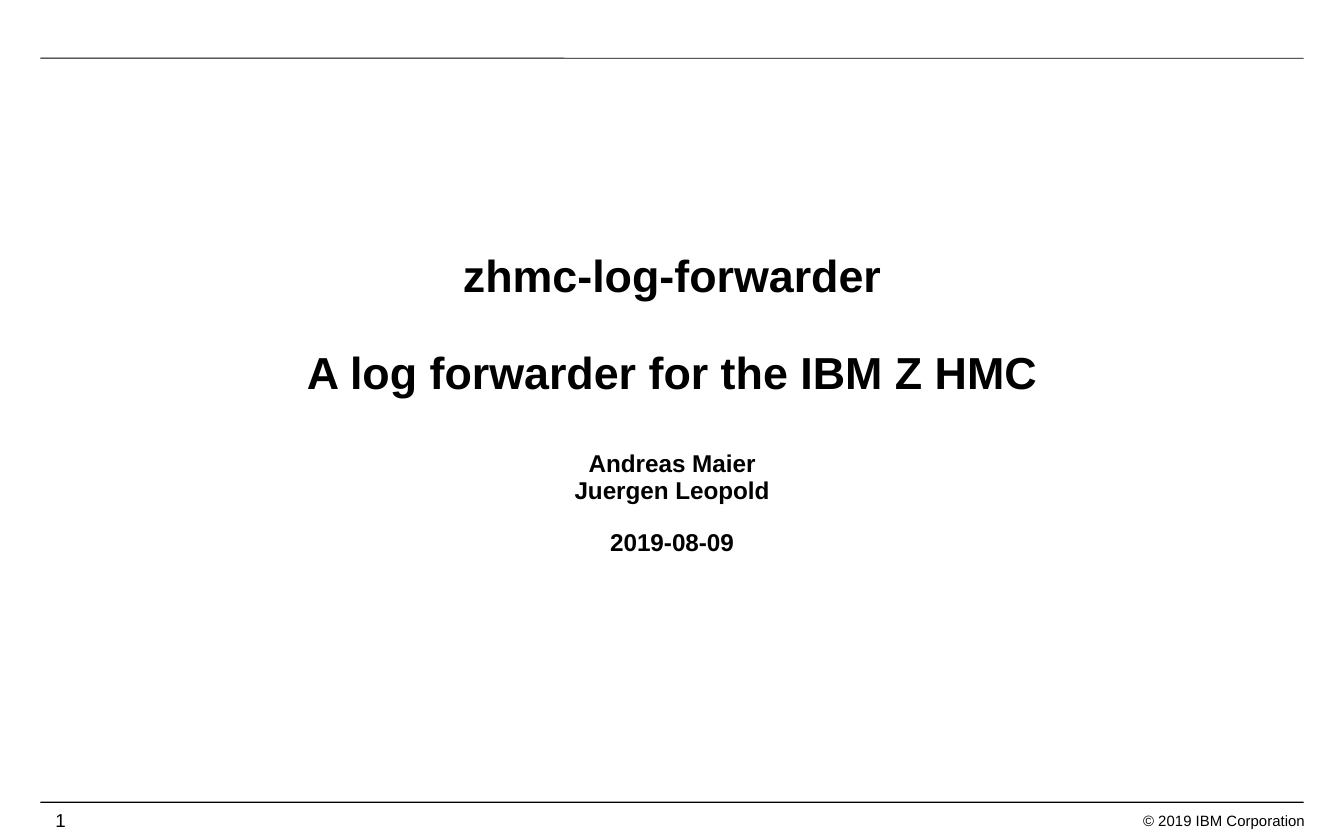
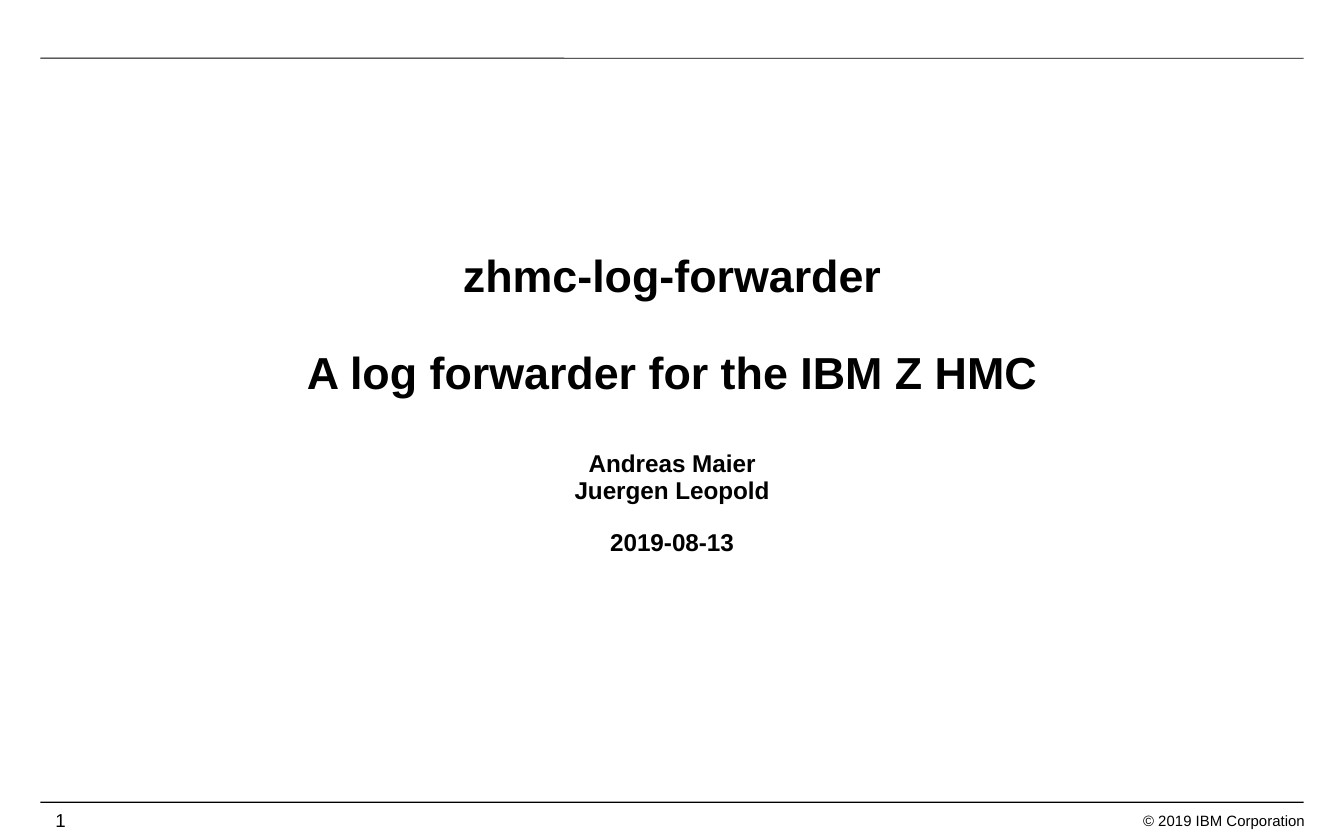
Before and after one commit to zhmcclient/zhmc-log-forwarder, a slide deck: slide 1 of IBM_Z_HMC_Log_Forwarder.pptx. Drawn at 1344x840 pixels with LibreOffice and Linux fonts; fonts in the diff are those of the drawing; background and template pictures are left out. Boxes give left, top, right and bottom in pixels: in the first picture for what was removed or moved away, otherwise in the second. Text is boxed around its words. In the diff, an @@ line names an element or a change of style, - is before the commit and + after.

```diff
--- a/IBM_Z_HMC_Log_Forwarder.pptx
+++ b/IBM_Z_HMC_Log_Forwarder.pptx
@@ title at bbox=[307, 259, 1037, 552]: text changed @@
-zhmc-log-forwarder
-A log forwarder for the IBM Z HMC
-Andreas Maier
-Juergen Leopold
-2019-08-09
+zhmc-log-forwarder
+A log forwarder for the IBM Z HMC
+Andreas Maier
+Juergen Leopold
+2019-08-13
```
Also in this commit, not shown: 2 other slides changed, 1 slide added, 3 other files.
